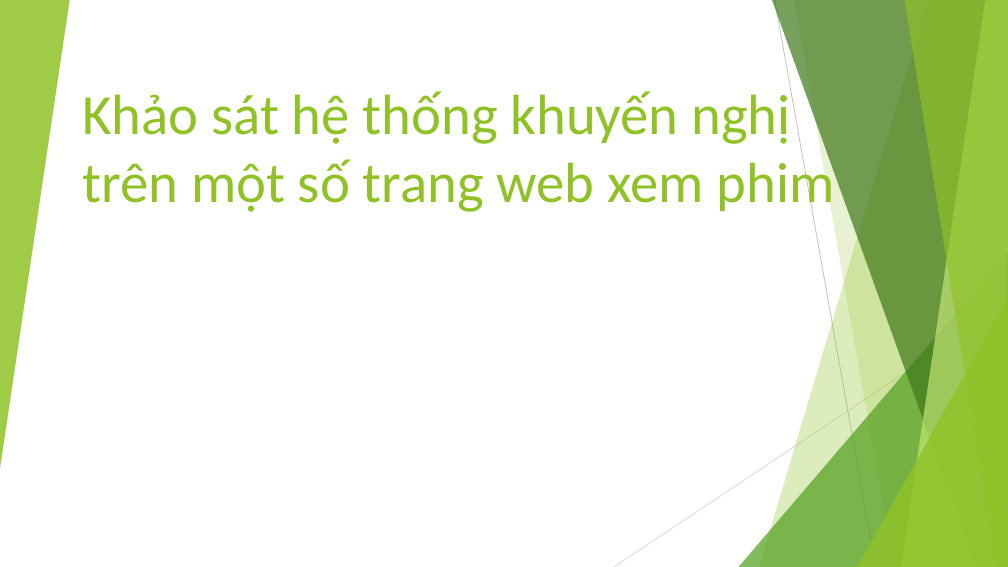
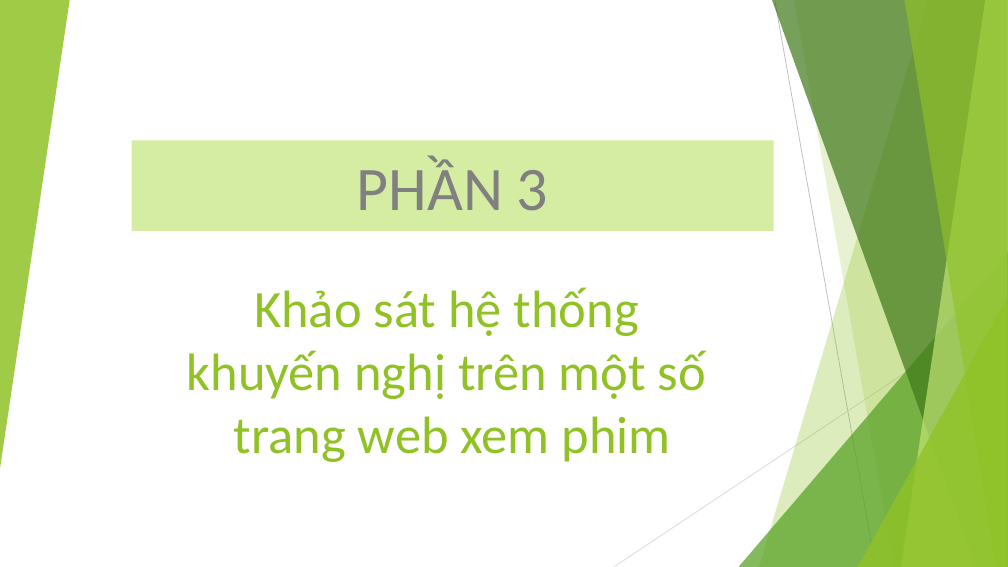
Before and after one commit to EdgarIgnite16/Specialized-Projects, a slide deck: slide 15 of FinalFile/DACN_ThuyetTrinh.pptx (slide 13 before the commit). Drawn at 1008x567 pixels with LibreOffice and Linux fonts; fonts in the diff are those of the drawing. Boxes give left, top, right and bottom in pixels: in the first picture for what was removed or moved away, otherwise in the second. Text is boxed around its words. In the diff, an @@ line names an element or a change of style, - is before the commit and + after.

```diff
--- a/FinalFile/DACN_ThuyetTrinh.pptx
+++ b/FinalFile/DACN_ThuyetTrinh.pptx
@@ subtitle added at bbox=[132, 141, 774, 231], fill #D5EDA2, 59 pt, text #808080 @@
+PHẦN 3
@@ text "Khảo sát hệ thống" at bbox=[187, 287, 706, 462]: vertical alignment bottom to middle @@
@@ text at bbox=[187, 287, 706, 462]: text changed; size 54 to 50 pt @@
-Khảo sát hệ thống khuyến nghị trên một số trang web xem phim
+Khảo sát hệ thống
+khuyến nghị trên một số
+trang web xem phim
```
Also in this commit, not shown: 1 other slide changed, 6 slides added, 1 other file.
